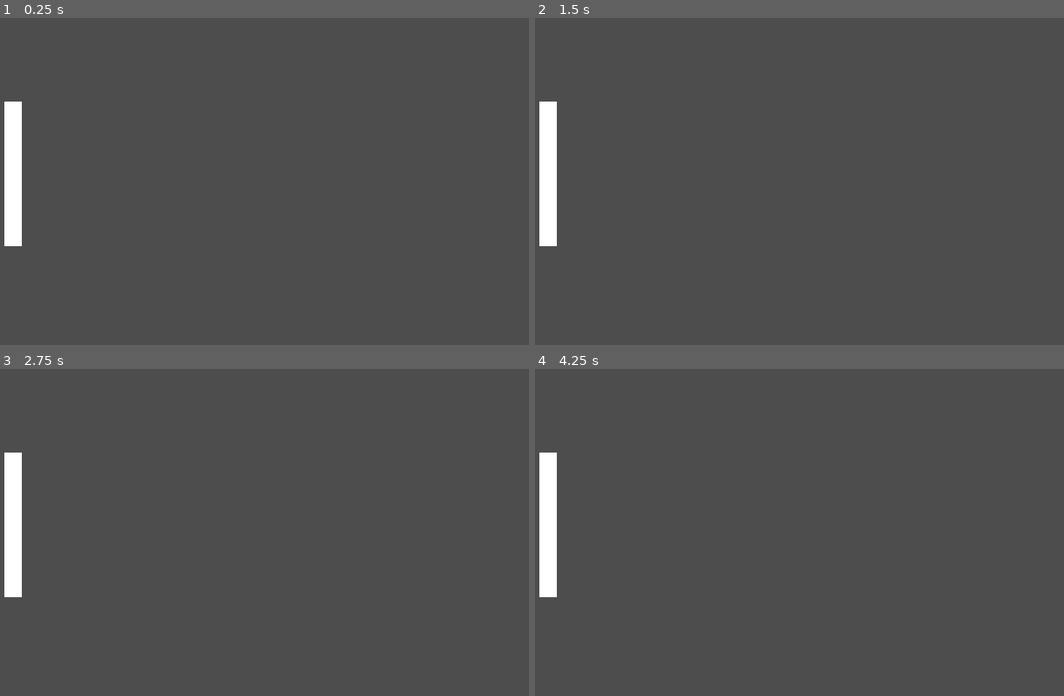
Above: before the commit, frames 1-4 (two rows, left to right).
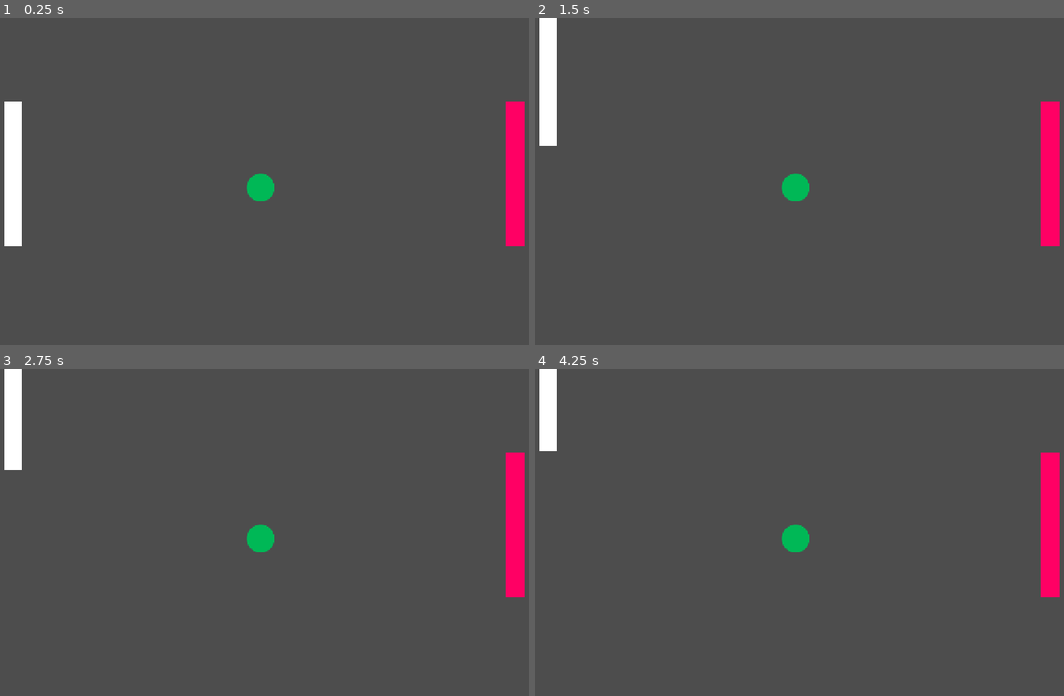
Above: after the commit, the same moments.

Repository: Tassnaz/Pong
Game: Godot game, scene res://Scenes/main.tscn
Same seed, same stepped clock (60 frames per second), same inputs: the game is played once before the commit and once after it.
Inputs:
- Up to frame 1 (0.25 s): no input
- Up to frame 2 (1.5 s): tap Enter at 0.5 s; hold W (move_up, bound only after the commit) 0.53-1.28 s; hold S (move_down, bound only after the commit) from 1.28 s (still down)
- Up to frame 3 (2.75 s): release S (move_down, bound only after the commit) at 2.03 s; hold W (move_up, bound only after the commit) from 2.03 s (still down)
- Up to frame 4 (4.25 s): release W (move_up, bound only after the commit) at 3.53 s; hold S (move_down, bound only after the commit) from 3.53 s (still down)

The runs differ from the first frame. In frame 1, 1.9% of the frame differs, in the area x 46-100%, y 25-70%; in frame 2, 3.8%; in frame 3, 4.1%; in frame 4, 4.2%, in the area x 0-100%, y 0-70%.

Commit message:
Two paddles and ball

Diff:
--- /dev/null
+++ b/Scenes/ball.tscn
@@ -0,0 +1,26 @@
+[gd_scene format=3 uid="uid://bkgsgplmdrdk4"]
+
+[sub_resource type="StyleBoxFlat" id="StyleBoxFlat_m2y2t"]
+bg_color = Color(0, 0.71975744, 0.33822724, 1)
+corner_radius_top_left = 30
+corner_radius_top_right = 30
+corner_radius_bottom_right = 30
+corner_radius_bottom_left = 30
+corner_detail = 10
+
+[sub_resource type="CircleShape2D" id="CircleShape2D_kry3j"]
+radius = 32.0
+
+[node name="Ball" type="CharacterBody2D" unique_id=1595610382]
+
+[node name="Panel" type="Panel" parent="." unique_id=1787267733]
+offset_left = 605.0
+offset_top = 343.0
+offset_right = 666.0
+offset_bottom = 404.0
+theme_override_styles/panel = SubResource("StyleBoxFlat_m2y2t")
+metadata/_edit_use_anchors_ = true
+
+[node name="CollisionShape2D" type="CollisionShape2D" parent="." unique_id=552486400]
+position = Vector2(636, 374)
+shape = SubResource("CircleShape2D_kry3j")
--- a/Scenes/main.tscn
+++ b/Scenes/main.tscn
@@ -2,8 +2,15 @@
 
 [ext_resource type="Script" uid="uid://dhkfvsy0xqrk4" path="res://Scripts/main.gd" id="1_jjgbg"]
 [ext_resource type="PackedScene" uid="uid://cvec53u7yq677" path="res://Scenes/paddle_1.tscn" id="2_bo1nx"]
+[ext_resource type="PackedScene" uid="uid://c41geo6b8y1cq" path="res://Scenes/paddle_2.tscn" id="3_8gbba"]
+[ext_resource type="PackedScene" uid="uid://bkgsgplmdrdk4" path="res://Scenes/ball.tscn" id="4_jjvhh"]
 
 [node name="Main" type="Node2D" unique_id=202715708]
 script = ExtResource("1_jjgbg")
 
 [node name="Paddle 1" parent="." unique_id=1094964928 instance=ExtResource("2_bo1nx")]
+
+[node name="Paddle 2" parent="." unique_id=1020084141 instance=ExtResource("3_8gbba")]
+position = Vector2(1104, 0)
+
+[node name="Ball" parent="." unique_id=1595610382 instance=ExtResource("4_jjvhh")]
--- a/Scenes/paddle_1.tscn
+++ b/Scenes/paddle_1.tscn
@@ -7,6 +7,7 @@
 
 [node name="Paddle 1" type="CharacterBody2D" unique_id=1094964928]
 script = ExtResource("1_msuwi")
+speed = 400.0
 
 [node name="ColorRect" type="ColorRect" parent="." unique_id=892271669]
 offset_left = 71.0
--- /dev/null
+++ b/Scenes/paddle_2.gd
@@ -0,0 +1,8 @@
+extends CharacterBody2D
+
+@export var speed: float
+
+func _physics_process(delta: float) -> void:
+		var direction := Input.get_axis("move_up_p2","move_down_p2")
+		velocity = Vector2(0, direction * speed)
+		move_and_slide()
--- /dev/null
+++ b/Scenes/paddle_2.tscn
@@ -0,0 +1,21 @@
+[gd_scene format=3 uid="uid://c41geo6b8y1cq"]
+
+[ext_resource type="Script" uid="uid://co1i2nw2gh8ed" path="res://Scenes/paddle_2.gd" id="1_mufcy"]
+
+[sub_resource type="RectangleShape2D" id="RectangleShape2D_m2y2t"]
+size = Vector2(40, 318)
+
+[node name="Paddle 2" type="CharacterBody2D" unique_id=1094964928]
+modulate = Color(1, 0, 0.39215687, 1)
+script = ExtResource("1_mufcy")
+speed = 400.0
+
+[node name="ColorRect" type="ColorRect" parent="." unique_id=892271669]
+offset_left = 71.0
+offset_top = 184.0
+offset_right = 111.0
+offset_bottom = 502.0
+
+[node name="CollisionShape2D" type="CollisionShape2D" parent="." unique_id=162248723]
+position = Vector2(91, 343)
+shape = SubResource("RectangleShape2D_m2y2t")
--- a/Scripts/paddle_1.gd
+++ b/Scripts/paddle_1.gd
@@ -1,6 +1,6 @@
 extends CharacterBody2D
 
-var speed: float = 300.0
+@export var speed: float
 
 func _physics_process(delta: float) -> void:
 		var direction := Input.get_axis("move_up","move_down")
--- a/project.godot
+++ b/project.godot
@@ -26,10 +26,20 @@
 
 move_up={
 "deadzone": 0.2,
+"events": [Object(InputEventKey,"resource_local_to_scene":false,"resource_name":"","device":-1,"window_id":0,"alt_pressed":false,"shift_pressed":false,"ctrl_pressed":false,"meta_pressed":false,"pressed":false,"keycode":0,"physical_keycode":87,"key_label":0,"unicode":119,"location":0,"echo":false,"script":null)
+]
+}
+move_down={
+"deadzone": 0.2,
+"events": [Object(InputEventKey,"resource_local_to_scene":false,"resource_name":"","device":-1,"window_id":0,"alt_pressed":false,"shift_pressed":false,"ctrl_pressed":false,"meta_pressed":false,"pressed":false,"keycode":0,"physical_keycode":83,"key_label":0,"unicode":115,"location":0,"echo":false,"script":null)
+]
+}
+move_up_p2={
+"deadzone": 0.2,
 "events": [Object(InputEventKey,"resource_local_to_scene":false,"resource_name":"","device":-1,"window_id":0,"alt_press …(195 unchanged characters)…
 ]
 }
-move_down={
+move_down_p2={
 "deadzone": 0.2,
 "events": [Object(InputEventKey,"resource_local_to_scene":false,"resource_name":"","device":-1,"window_id":0,"alt_press …(195 unchanged characters)…
 ]
Not shown, added: Scenes/paddle_2.gd.uid
